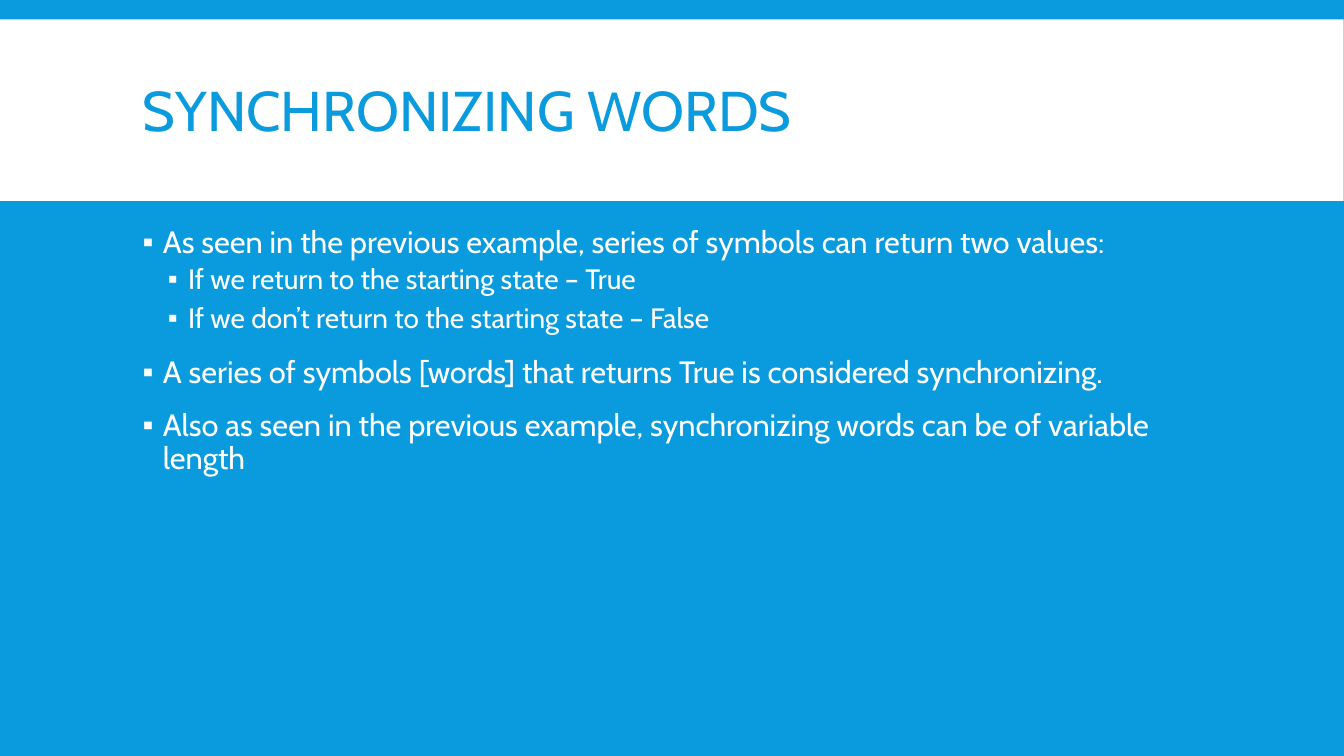
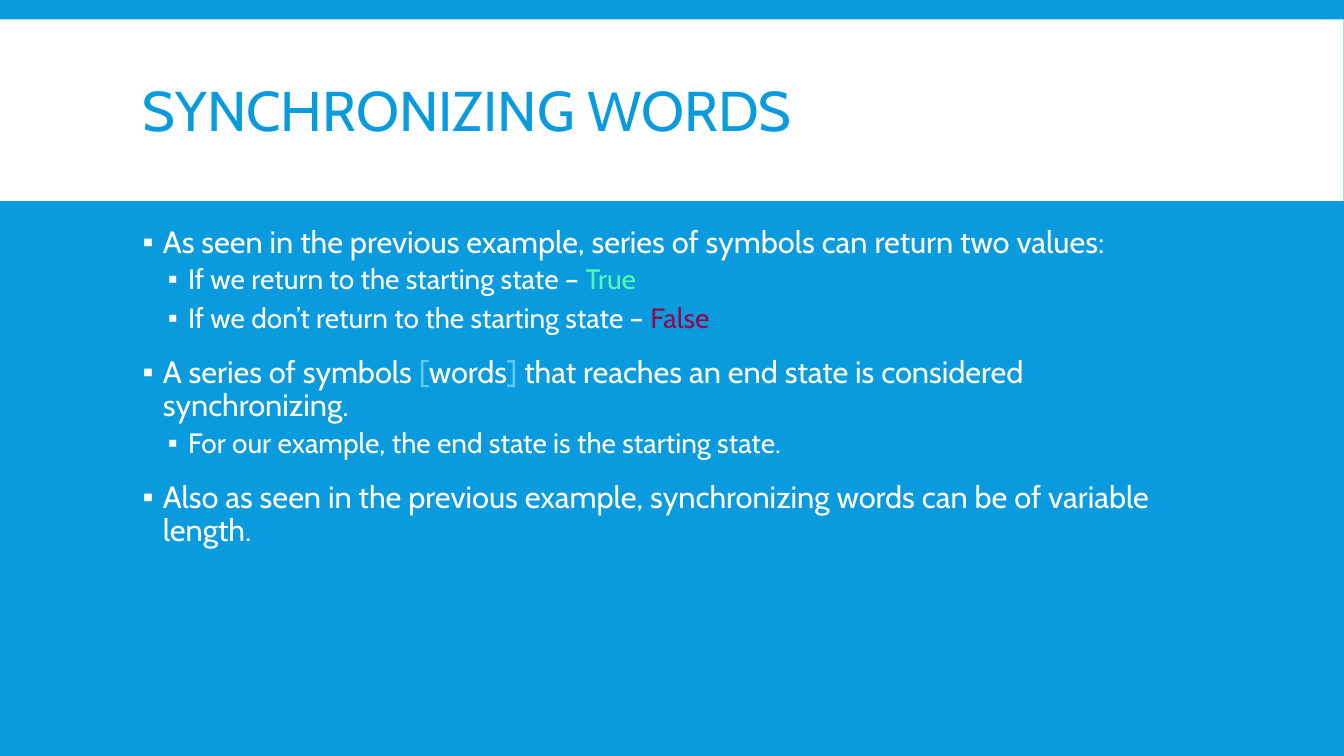
Before and after one commit to Jacobsma/CS477-Project, a slide deck: slide 9 of project.pptx. Drawn at 1344x756 pixels with LibreOffice and Linux fonts; fonts in the diff are those of the drawing. Boxes give left, top, right and bottom in pixels: in the first picture for what was removed or moved away, otherwise in the second. Text is boxed around its words. In the diff, an @@ line names an element or a change of style, - is before the commit and + after.

Commit message:
Fixed up presentation

```diff
--- a/project.pptx
+++ b/project.pptx
@@ text at box(188, 268, 709, 335): text colour #FFFFFF to #53F8B1 in "True"; text colour #FFFFFF to #8F0A4D in "False" @@
@@ text at box(163, 360, 1149, 548): text changed @@
-▪ A series of symbols [words] that returns True is considered synchronizing.
-▪ Also as seen in the previous example, synchronizing words can be of variable length
+▪ A series of symbols [words] that reaches an end state is considered synchronizing.
+  ▪ For our example, the end state is the starting state.
+▪ Also as seen in the previous example, synchronizing words can be of variable length.
```
Also in this commit, not shown: 4 other slides changed, 2 other files.
